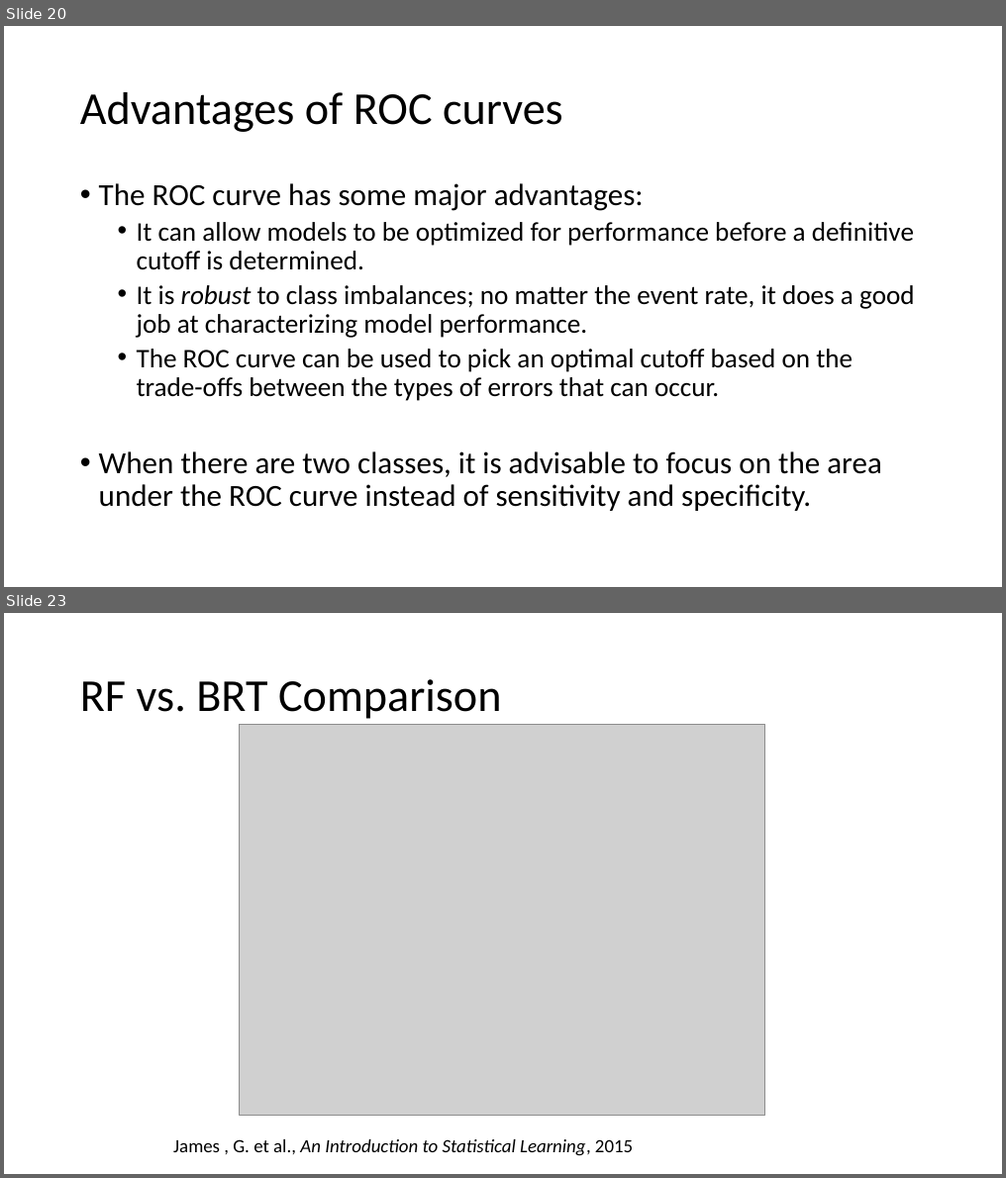
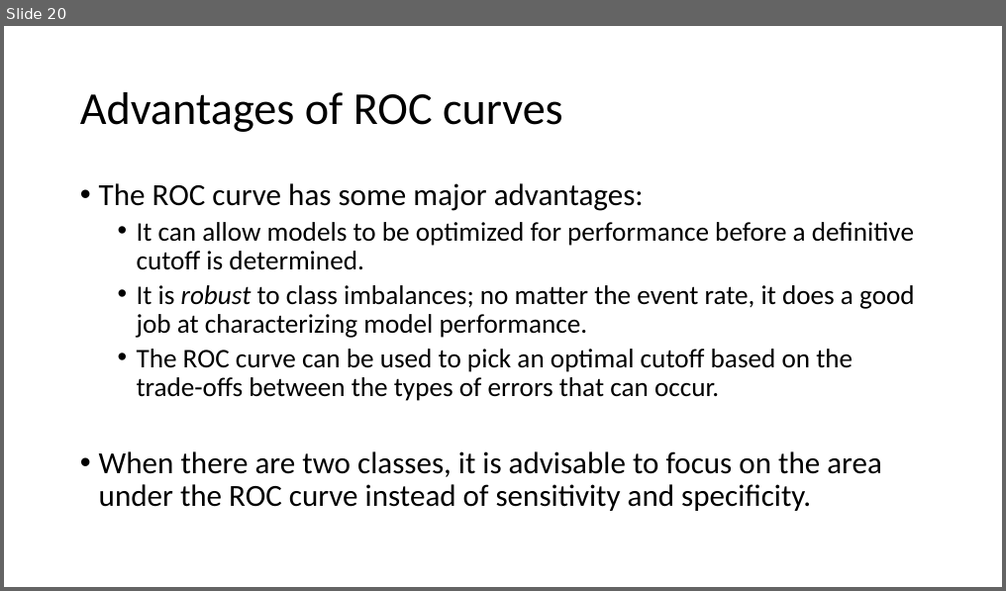
Before and after one commit to serina-robinson/TARA-thiolases, a slide deck: slides/intro_to_machine_learning.pptx. Shown one above the other, each under a label of ours: slides 20 and 23 before the commit, slide 20 after it; the slides between them are not shown. The pictures are 1006x1178 and 1006x591 pixels, drawn with LibreOffice and Linux fonts; fonts in the diff are those of the drawing; grey boxes stand for pictures. Boxes give left, top, right and bottom in pixels: in the first picture for what was removed or moved away, otherwise in the second. Text is boxed around its words. In the diff, an @@ line names an element or a change of style, - is before the commit and + after.

```diff
--- a/slides/intro_to_machine_learning.pptx
+++ b/slides/intro_to_machine_learning.pptx
@@ slide 23 removed at (4, 613, 1002, 1174), background #FFFFFF @@
@@ title removed at (80, 679, 502, 719) @@
-RF vs. BRT Comparison
@@ picture removed at (239, 725, 765, 1116) @@
@@ text removed at (173, 1140, 633, 1157) @@
-James , G. et al., An Introduction to Statistical Learning, 2015
```
Also in this commit, not shown: 1 other slide removed, 2 other files.
